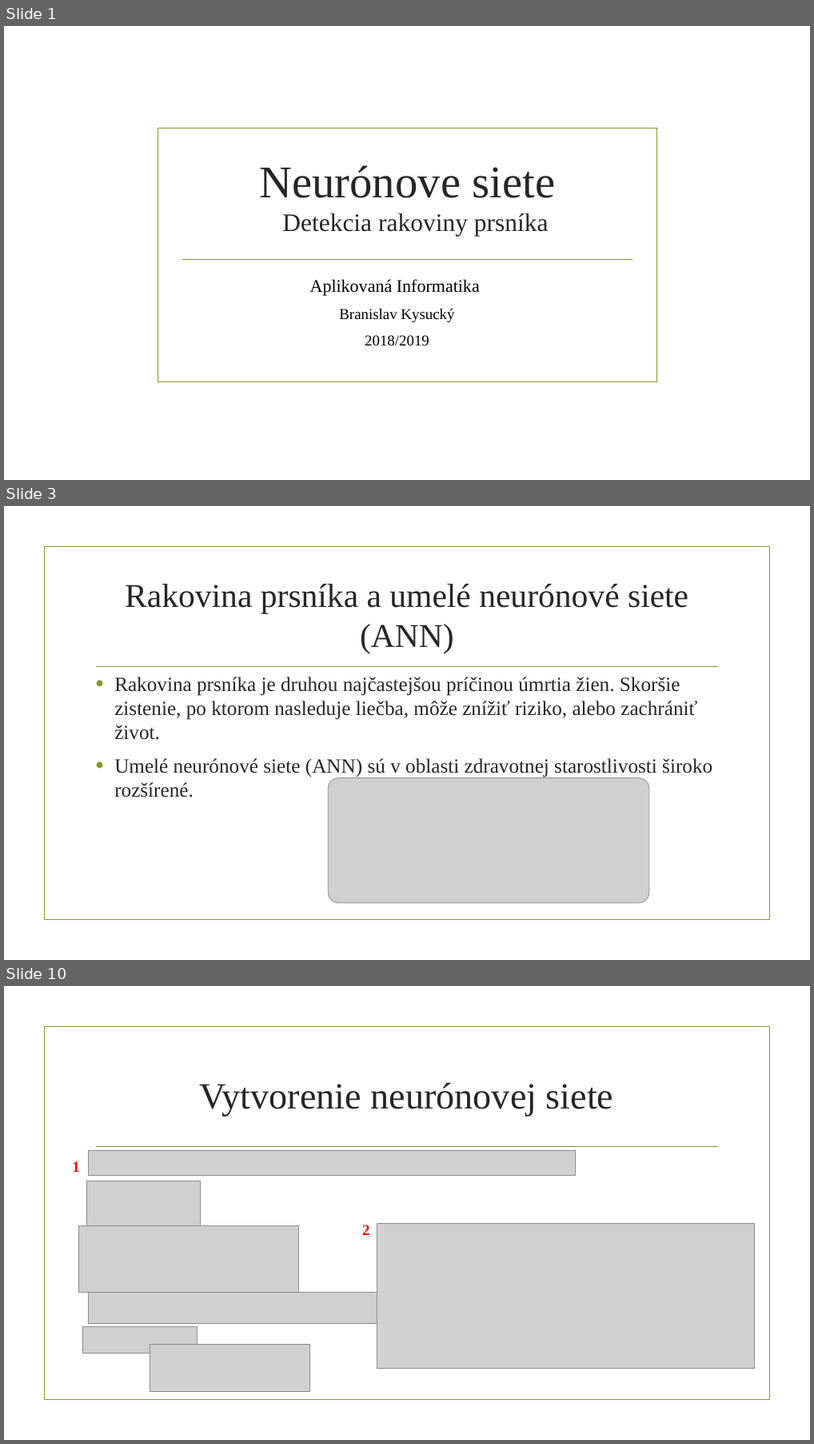
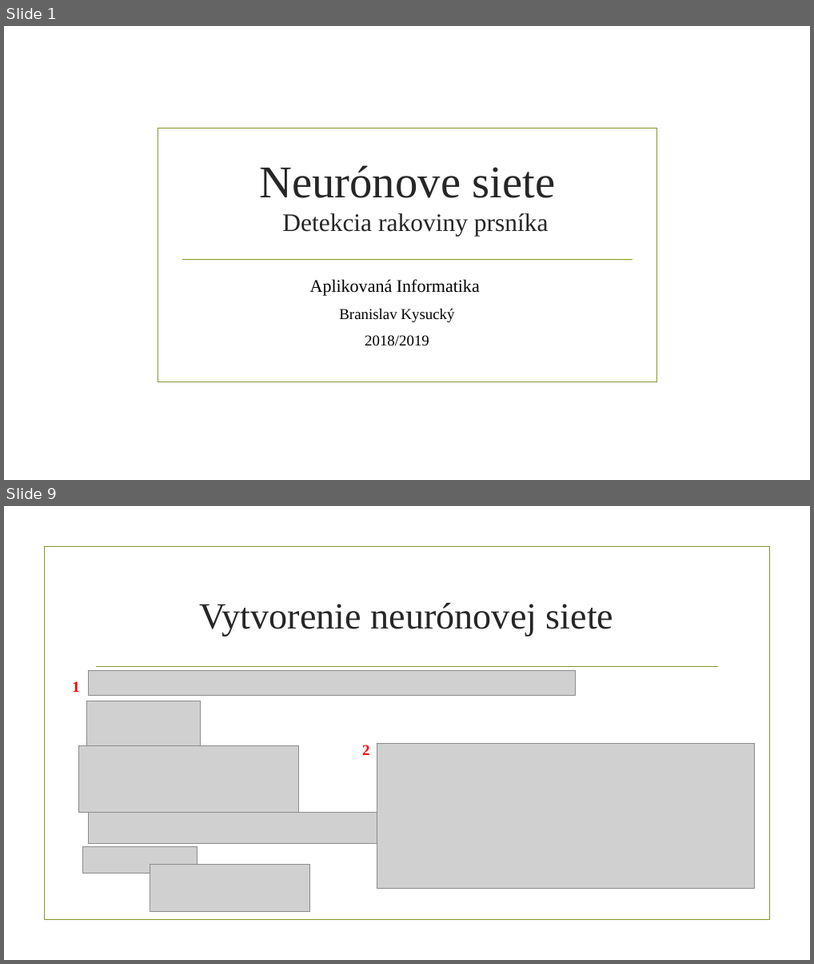
Before and after one commit to georgeob/Kysucky_NS2019, a slide deck: Kysucky_prezentacia.pptx. Shown one above the other, each under a label of ours: slides 1, 3 and 10 before the commit, slides 1 and 9 after it; the slides between them are not shown. The pictures are 814x1444 and 814x964 pixels, drawn with LibreOffice and Linux fonts; fonts in the diff are those of the drawing; grey boxes stand for pictures; background and template pictures are left out. Boxes give left, top, right and bottom in pixels: in the first picture for what was removed or moved away, otherwise in the second. Text is boxed around its words. In the diff, an @@ line names an element or a change of style, - is before the commit and + after.

```diff
--- a/Kysucky_prezentacia.pptx
+++ b/Kysucky_prezentacia.pptx
@@ slide 3 removed at box(4, 506, 810, 960), background picture (left out); not listed: 2 template elements that a slide beside it also shows @@
@@ title removed at box(125, 584, 689, 654) @@
-Rakovina prsníka a umelé neurónové siete
-(ANN)
@@ text removed at box(114, 676, 713, 797) @@
-• Rakovina prsníka je druhou najčastejšou príčinou úmrtia žien. Skoršie zistenie, po ktorom nasleduje liečba, môže znížiť riziko, alebo zachrániť život.
-• Umelé neurónové siete (ANN) sú v oblasti zdravotnej starostlivosti široko rozšírené.
@@ picture removed at box(328, 778, 650, 903) @@
@@ what was slide 10 is now slide 9 @@
```
Also in this commit, not shown: 9 slides changed, 1 slide added, 2 other slides removed, 3 other files.
